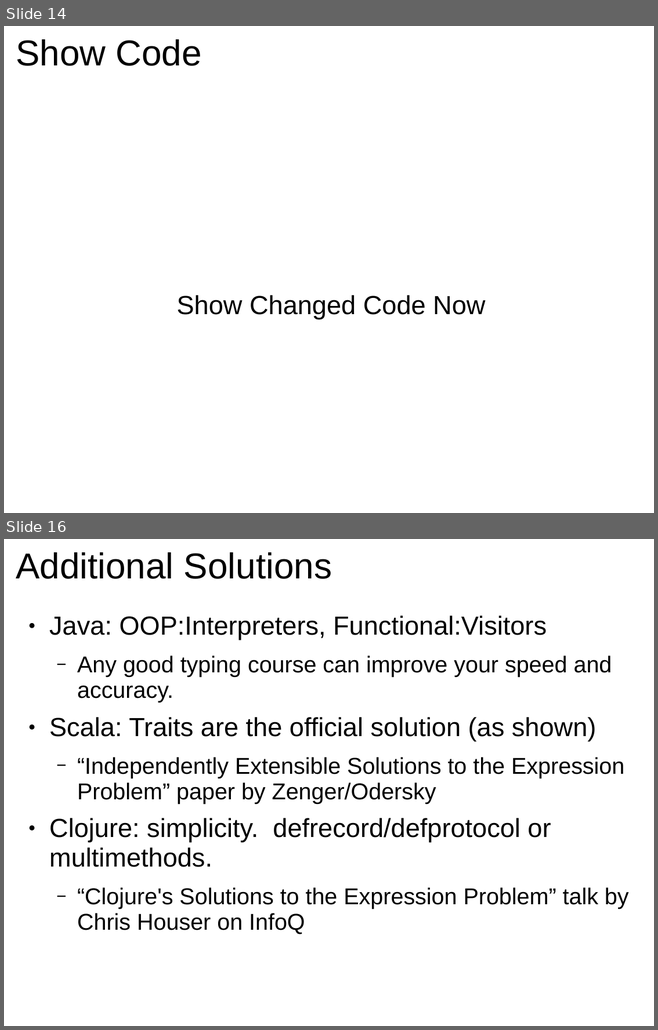
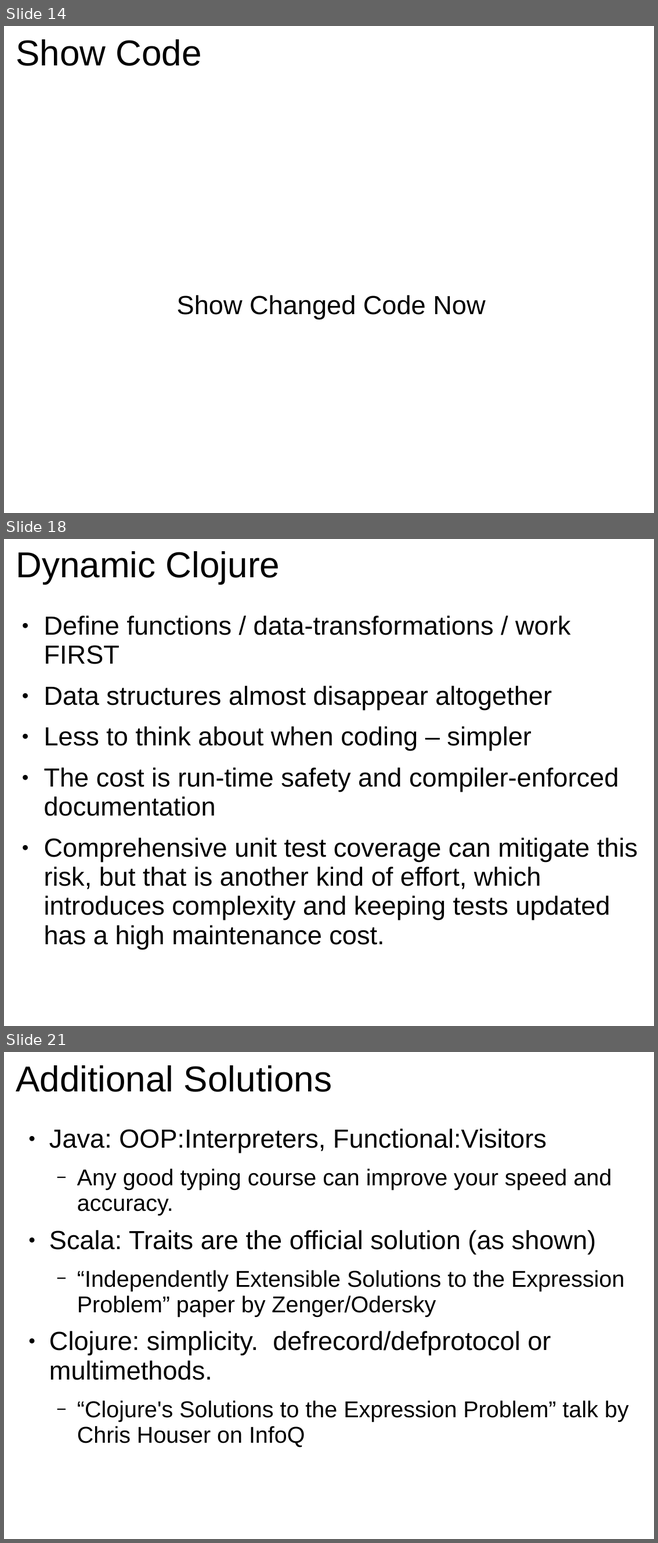
Before and after one commit to GlenKPeterson/refactJavaScalaCloj, a slide deck: refactJavaScalaCloj.ppt. Shown one above the other, each under a label of ours: slides 14 and 16 before the commit, slides 14, 18 and 21 after it; the slides between them are not shown. The pictures are 658x1030 and 658x1543 pixels, drawn with LibreOffice and Linux fonts; fonts in the diff are those of the drawing. Boxes give left, top, right and bottom in pixels: in the first picture for what was removed or moved away, otherwise in the second. Text is boxed around its words. In the diff, an @@ line names an element or a change of style, - is before the commit and + after.

```diff
--- a/refactJavaScalaCloj.ppt
+++ b/refactJavaScalaCloj.ppt
@@ slide 18 added at (4, 539, 654, 1026), background #FFFFFF @@
@@ title added at (16, 551, 280, 584), 44 pt, text #000000 @@
+Dynamic Clojure
@@ text added at (44, 616, 637, 950), 32 pt, text #000000 @@
+● Define functions / data-transformations / work FIRST
+● Data structures almost disappear altogether
+● Less to think about when coding – simpler
+● The cost is run-time safety and compiler-enforced documentation
+● Comprehensive unit test coverage can mitigate this risk, but that is another kind of effort, which introduces complexity and keeping tests updated has a high maintenance cost.
@@ what was slide 16 is now slide 21 @@
```
Also in this commit, not shown: 4 slides changed, 4 other slides added.
